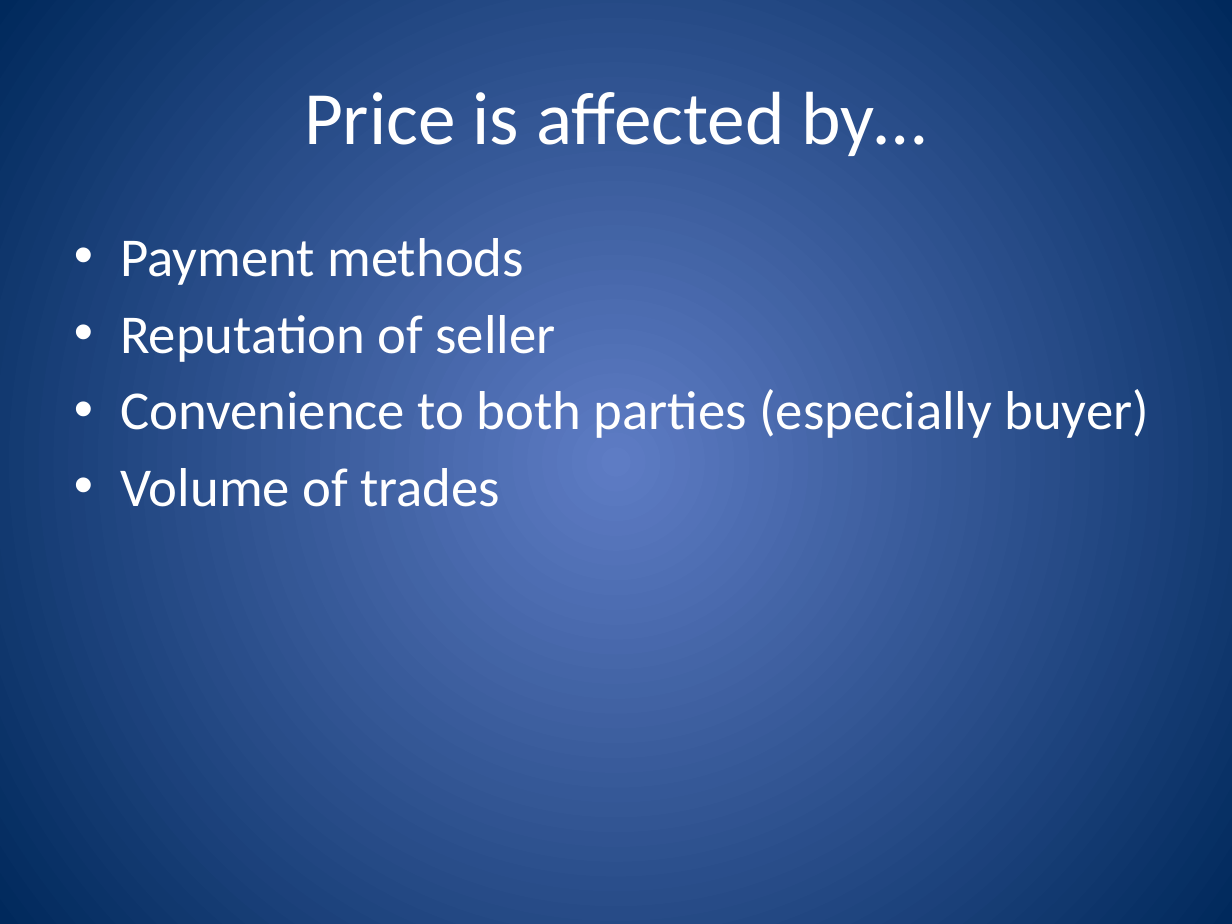
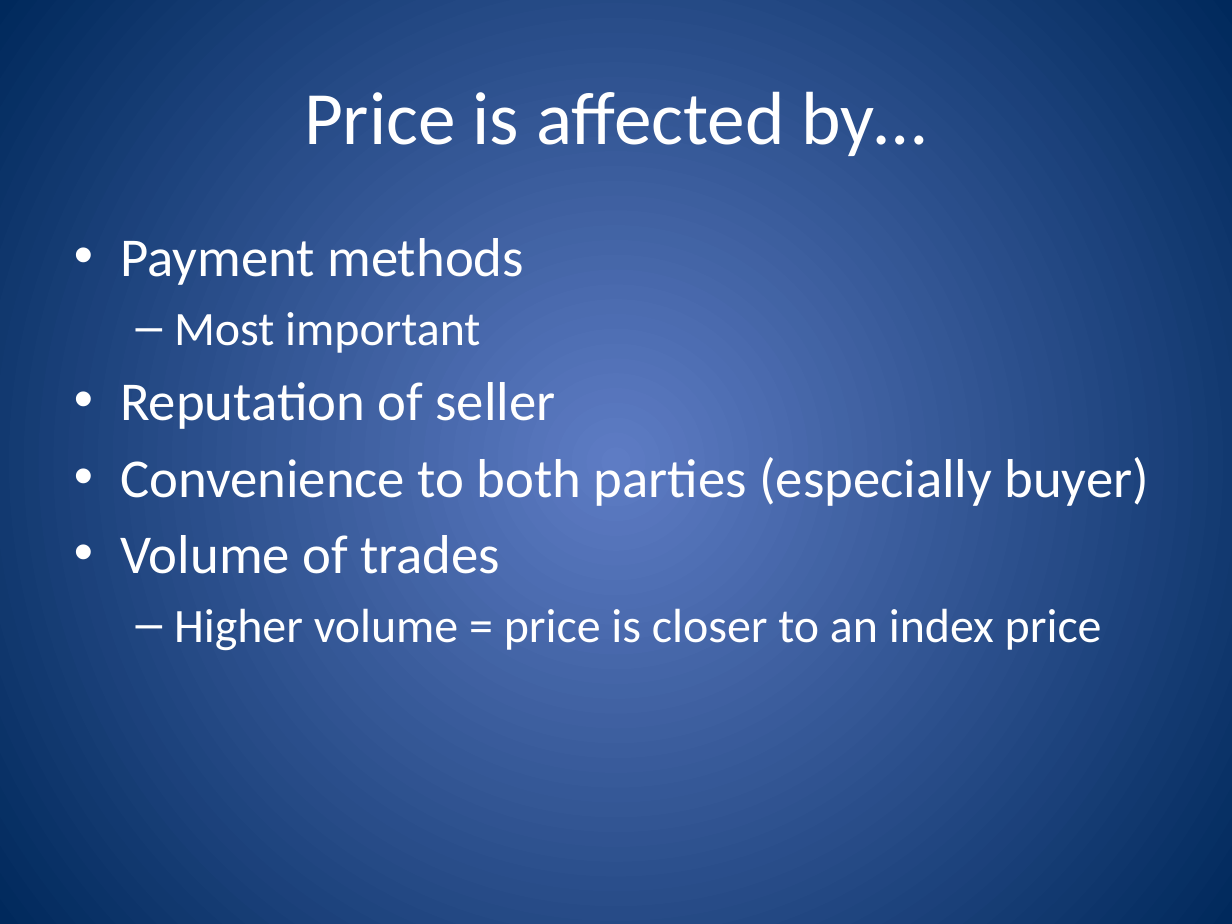
Before and after one commit to UVAqmoore/cccfinal, a slide deck: slide 7 of Presentation Slides.pptx. Drawn at 1232x924 pixels with LibreOffice and Linux fonts; fonts in the diff are those of the drawing. Boxes give left, top, right and bottom in pixels: in the first picture for what was removed or moved away, otherwise in the second. Text is boxed around its words. In the diff, an @@ line names an element or a change of style, - is before the commit and + after.

```diff
--- a/Presentation Slides.pptx
+++ b/Presentation Slides.pptx
@@ text at (174, 312, 480, 353): paragraph added @@
+  – Most important
@@ text at (174, 608, 1102, 651): paragraph added @@
+  – Higher volume = price is closer to an index price
```
Also in this commit, not shown: 3 other slides changed, 3 slides added.
